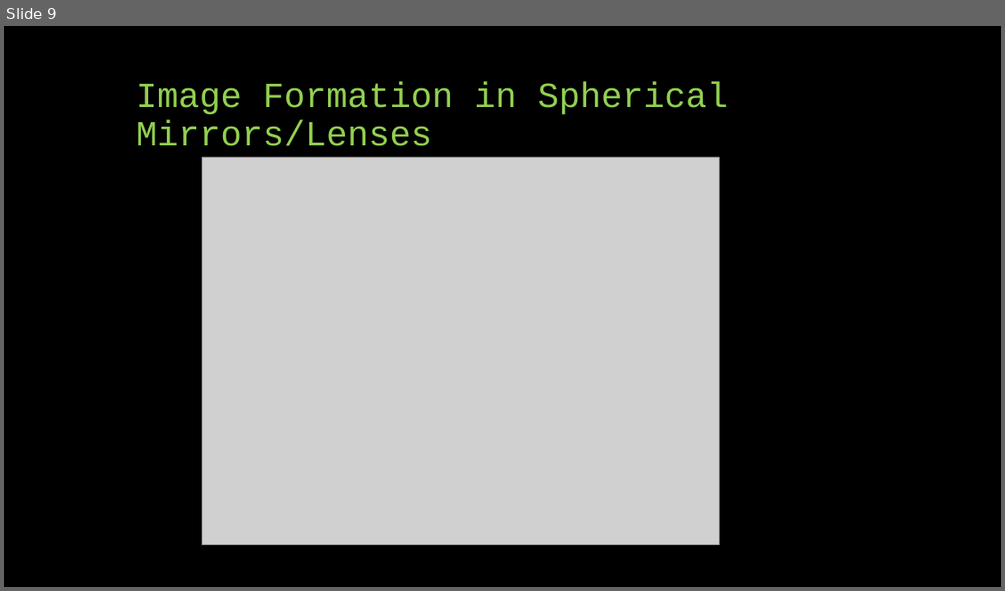
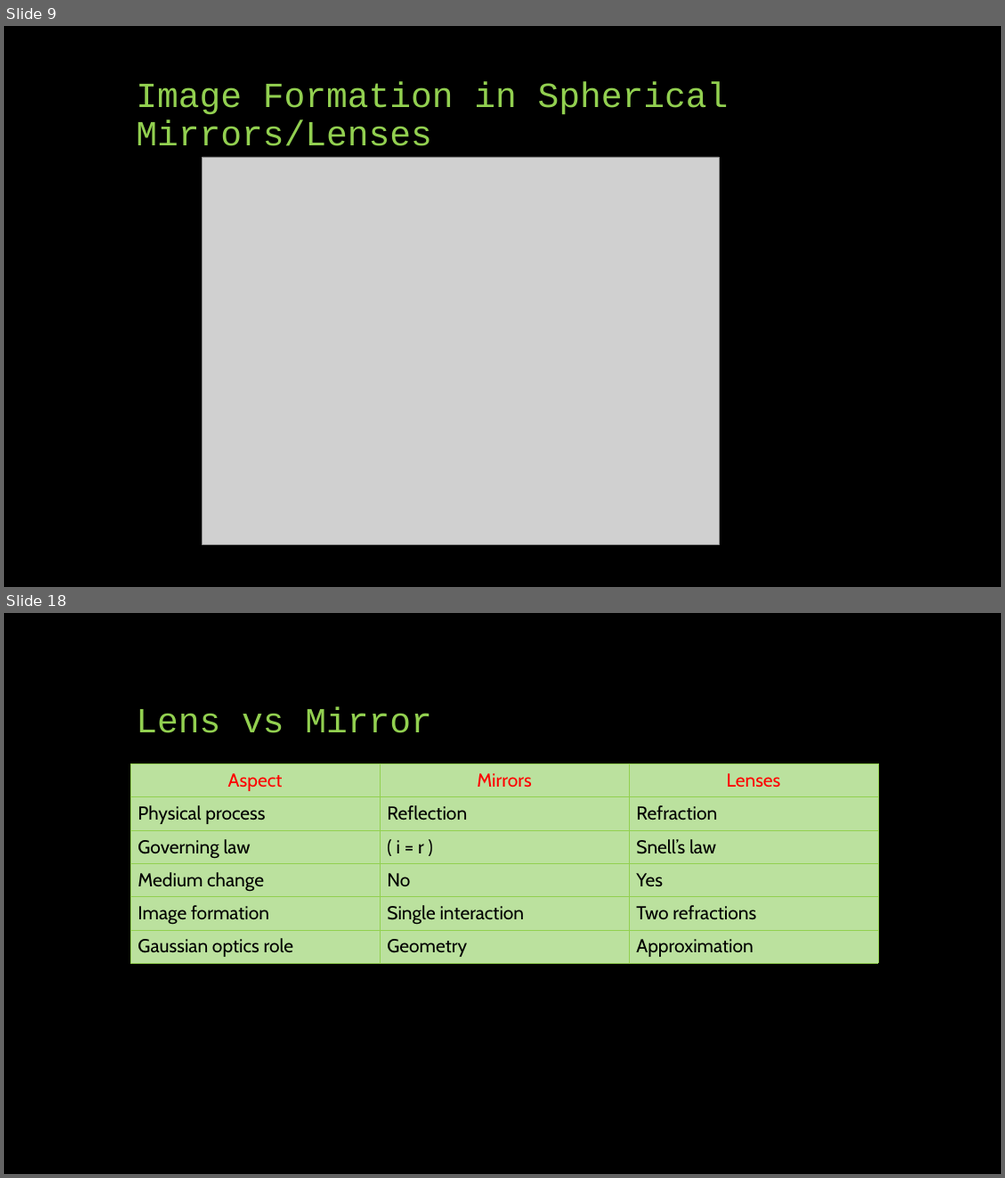
Before and after one commit to SreejithRajan-Lab/Computer-Vision, a slide deck: Presentations/Computer Vision – Module 1.pptx. Shown one above the other, each under a label of ours: slide 9 before the commit, slides 9 and 18 after it; the slides between them are not shown. The pictures are 1005x591 and 1005x1178 pixels, drawn with LibreOffice and Linux fonts; fonts in the diff are those of the drawing; grey boxes stand for pictures. Boxes give left, top, right and bottom in pixels: in the first picture for what was removed or moved away, otherwise in the second. Text is boxed around its words. In the diff, an @@ line names an element or a change of style, - is before the commit and + after.

```diff
--- a/Presentations/Computer Vision – Module 1.pptx
+++ b/Presentations/Computer Vision – Module 1.pptx
@@ slide 18 added at box(4, 613, 1001, 1174), background #000000 @@
@@ title added at box(136, 706, 432, 733), 34 pt, text #92D050 @@
+Lens vs Mirror
@@ table added at box(130, 764, 877, 963), 6 rows, 3 columns @@
+Aspect | Mirrors | Lenses
+Physical process | Reflection | Refraction
+Governing law | ( i = r ) | Snell’s law
+Medium change | No | Yes
+Image formation | Single interaction | Two refractions
+Gaussian optics role | Geometry | Approximation
```
Also in this commit, not shown: 8 other slides added.
